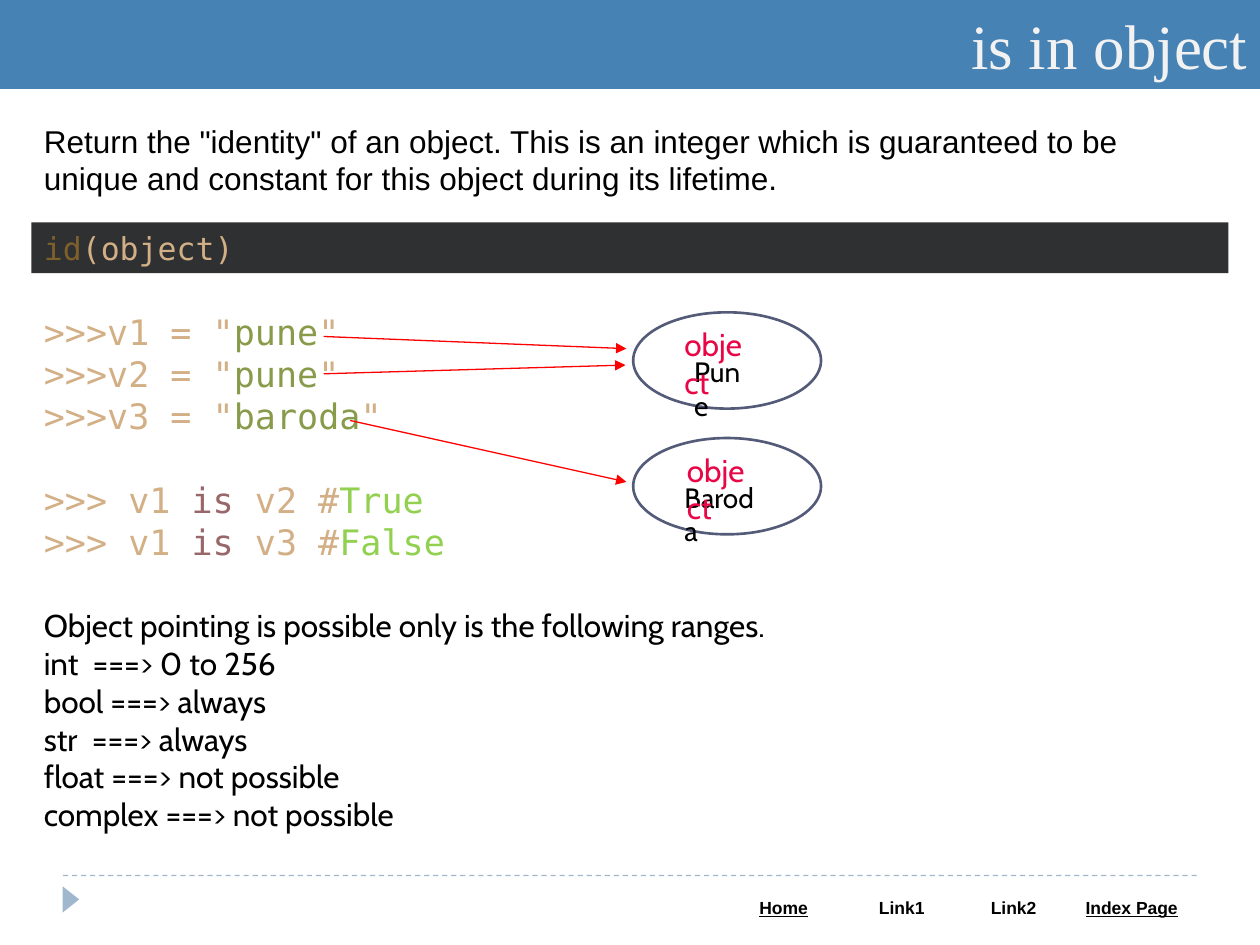
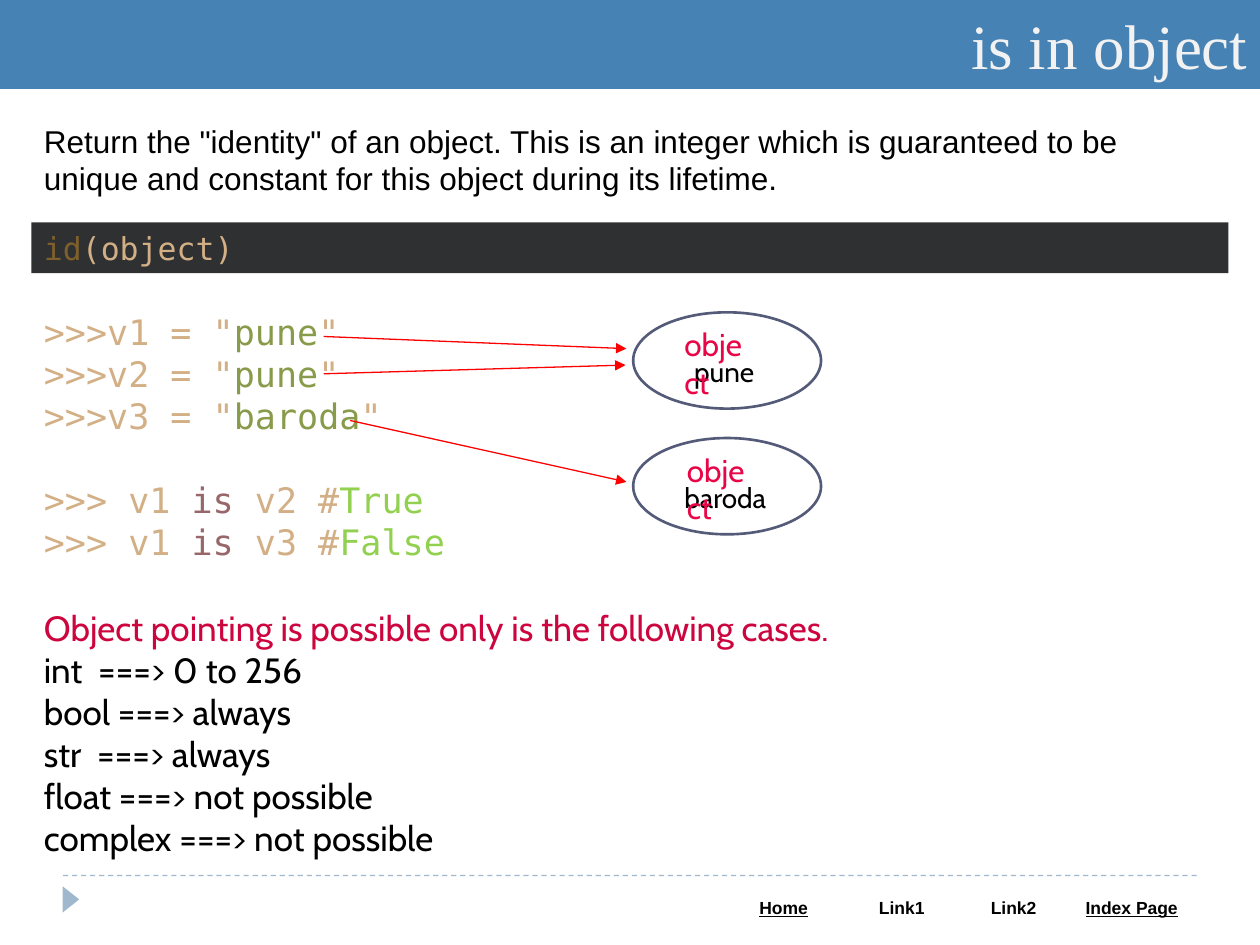
Before and after one commit to Saleel-Bagde-drive/Python-and-Web-PPTs, a slide deck: slide 38 of Python.pptx (slide 29 before the commit). Drawn at 1260x945 pixels with LibreOffice and Linux fonts; fonts in the diff are those of the drawing. Boxes give left, top, right and bottom in pixels: in the first picture for what was removed or moved away, otherwise in the second. Text is boxed around its words. In the diff, an @@ line names an element or a change of style, - is before the commit and + after.

```diff
--- a/Python.pptx
+++ b/Python.pptx
@@ text at box(694, 359, 754, 389): text changed @@
-Pune
+pune
@@ text at box(684, 484, 766, 514): text changed @@
-Baroda
+baroda
@@ text at box(44, 614, 829, 649): text changed; size 18 to 20 pt; text colour #000000 to #CD053E @@
-Object pointing is possible only is the following ranges.
+Object pointing is possible only is the following cases.
@@ text at box(44, 658, 434, 859): size 18 to 20 pt in "int ===> 0 to 256", "bool ===> always", "str ===> always", "float ===> not possible" and 1 more places @@
```
Also in this commit, not shown: 12 other slides changed, 9 slides added, 2 slides removed, 1 other file.
